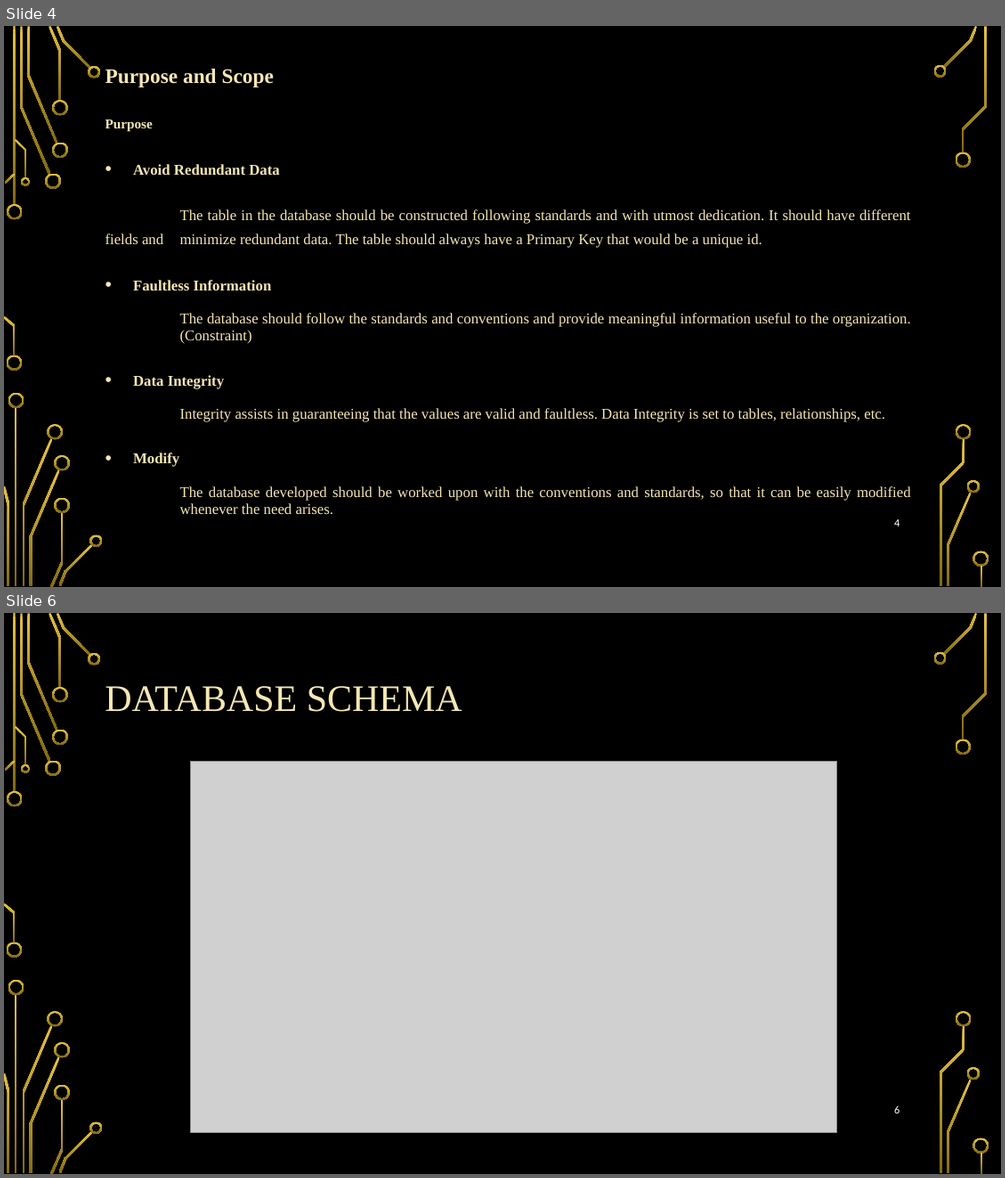
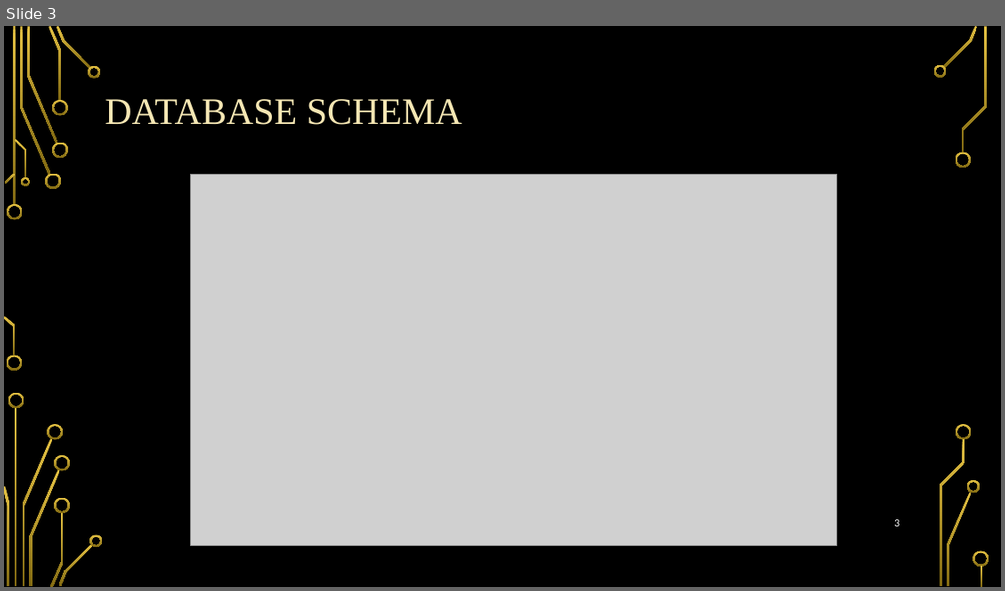
Before and after one commit to sarveshbhat/Clgproject-BCK, a slide deck: database ppt.pptx. Shown one above the other, each under a label of ours: slides 4 and 6 before the commit, slide 3 after it; the slides between them are not shown. The pictures are 1005x1178 and 1005x591 pixels, drawn with LibreOffice and Linux fonts; fonts in the diff are those of the drawing; grey boxes stand for pictures; background and template pictures are left out. Boxes give left, top, right and bottom in pixels: in the first picture for what was removed or moved away, otherwise in the second. Text is boxed around its words. In the diff, an @@ line names an element or a change of style, - is before the commit and + after.

```diff
--- a/database ppt.pptx
+++ b/database ppt.pptx
@@ slide 4 removed at (4,26,1001,587), background picture (left out); not listed: 36 template elements that a slide beside it also shows @@
@@ text removed at (105,68,911,514) @@
-Purpose and Scope
-Purpose
-• Avoid Redundant Data
-The table in the database should be constructed following standards and with utmost dedication. It should have different fields and minimize redundant data. The table should always have a Primary Key that would be a unique id.
-• Faultless Information
-The database should follow the standards and conventions and provide meaningful information useful to the organization. (Constraint)
-• Data Integrity
-Integrity assists in guaranteeing that the values are valid and faultless. Data Integrity is set to tables, relationships, etc.
-• Modify
-The database developed should be worked upon with the conventions and standards, so that it can be easily modified whenever the need arises.
@@ page number removed at (894,519,899,526) @@
-4
@@ what was slide 6 is now slide 3 @@
@@ page number at (894,519,899,526): text changed @@
-6
+3
```
Also in this commit, not shown: 3 slides changed, 26 slides added, 4 other slides removed, 16 other files.
